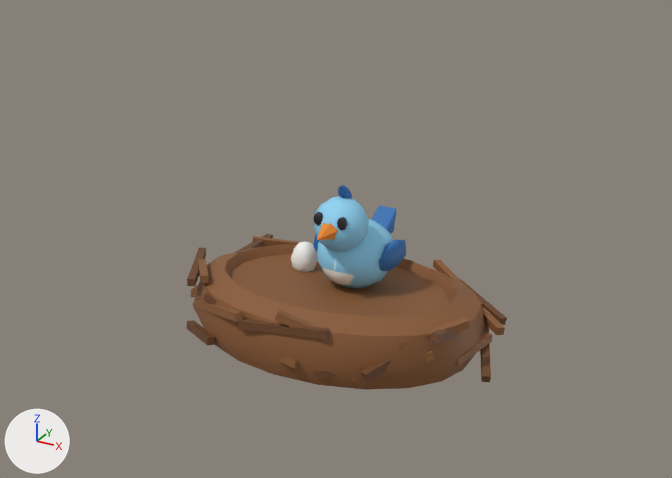
The FBX model Overbooked/arte/accesorios/NidoPajaro.fbx as it was, and as the next commit left it.
Before and after are seen from a 50 mm camera at (1.65, -3.07, 2.03) aimed at (0.0, -0.09, 0.53). The axes (+X, +Y, +Z) are drawn at lower left. The lights are the same throughout. The older version comes first.

Names of what the first picture shows: 'NidoPajaro'.
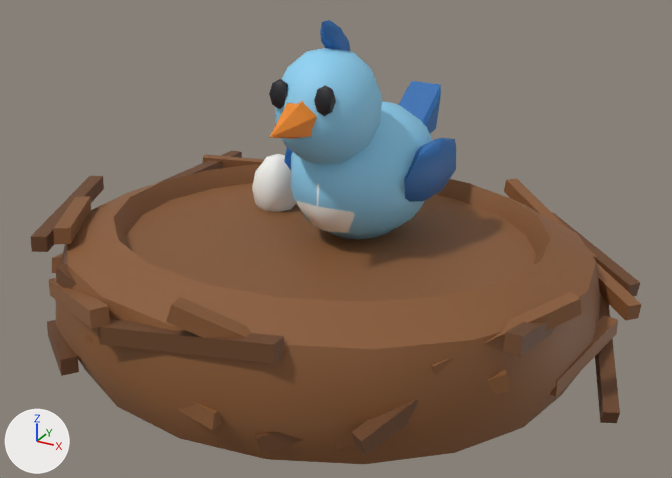
Location of each change, (x1, y1, x2, y2) in pixels of the pictures (672 x 478 px; the box of a moved part takes in the faces that stretch with it):
'NidoPajaro', reshaped (91% wider, 116% taller)
    before: (187, 185, 507, 390)
    after: (30, 20, 641, 464)
part 1 of me_nidopajaro, moved or reshaped
    before: (193, 244, 484, 390)
    after: (55, 164, 600, 464)
part 2 of me_nidopajaro, moved or reshaped
    before: (317, 219, 393, 288)
    after: (290, 101, 433, 240)
part 3 of me_nidopajaro, moved or reshaped
    before: (322, 261, 354, 285)
    after: (297, 184, 355, 233)
part 4 of me_nidopajaro, moved or reshaped
    before: (314, 197, 369, 252)
    after: (275, 48, 382, 165)
part 5 of me_nidopajaro, moved or reshaped
    before: (291, 241, 317, 272)
    after: (252, 154, 296, 212)
part 6 of me_nidopajaro, deleted (brown)
    before: (187, 185, 507, 382)
part 7 of me_nidopajaro, added (brown)
    after: (30, 20, 641, 456)

The change in detail:
me_nidopajaro is used by ob_nidopajaro; location (0.0, 0.0, 0.0).
me_nidopajaro had 765 vertices, 775 faces and spanned x -0.695..0.695, y -0.565..0.565, z 0.0..0.76.
me_nidopajaro now has 765 vertices, 775 faces and spans x -1.2..1.2, y -1.18..1.18, z 0.0..1.42.
me_nidopajaro part 1: the loose piece of 120 vertices spanning x -0.655..0.614, y -0.563..0.49, z 0.0..0.389 is multiplied about its middle by the matrix ((1.727, 0.0, 0.0), (0.0, 2.062, -0.123), (0.0, 0.085, 1.917)), then moved by (-0.015, -0.035, 0.146).
me_nidopajaro part 2: the loose piece of 74 vertices spanning x -0.137..0.176, y -0.128..0.253, z 0.275..0.559 is multiplied about its middle by the matrix ((1.727, 0.0, 0.0), (0.0, 2.062, -0.123), (0.0, 0.085, 1.917)), then moved by (0.014, 0.043, 0.358).
me_nidopajaro part 3: the loose piece of 34 vertices spanning x -0.08..0.119, y -0.13..0.06, z 0.32..0.509 is multiplied about its middle by the matrix ((1.727, 0.0, 0.0), (0.0, 2.062, -0.123), (0.0, 0.085, 1.917)), then moved by (0.014, -0.06, 0.348).
me_nidopajaro part 4: the loose piece of 62 vertices spanning x -0.085..0.124, y -0.186..0.038, z 0.487..0.707 is multiplied about its middle by the matrix ((1.727, 0.0, 0.0), (0.0, 2.062, -0.123), (0.0, 0.085, 1.917)), then moved by (0.014, -0.124, 0.511).
me_nidopajaro part 5: the loose piece of 42 vertices spanning x -0.305..-0.185, y 0.023..0.142, z 0.251..0.401 is multiplied about its middle by the matrix ((1.727, 0.0, 0.0), (0.0, 2.062, -0.123), (0.0, 0.085, 1.917)), then moved by (-0.178, 0.075, 0.276).
me_nidopajaro part 6: 38 loose pieces with 391 vertices, spanning x -0.695..0.695, y -0.565..0.565, z 0.005..0.76, are deleted.
me_nidopajaro part 7: 391 vertices added at x -1.2..1.2, y -1.18..1.18, z 0.014..1.42.
Other edits to the shape of me_nidopajaro do not show in these pictures.
